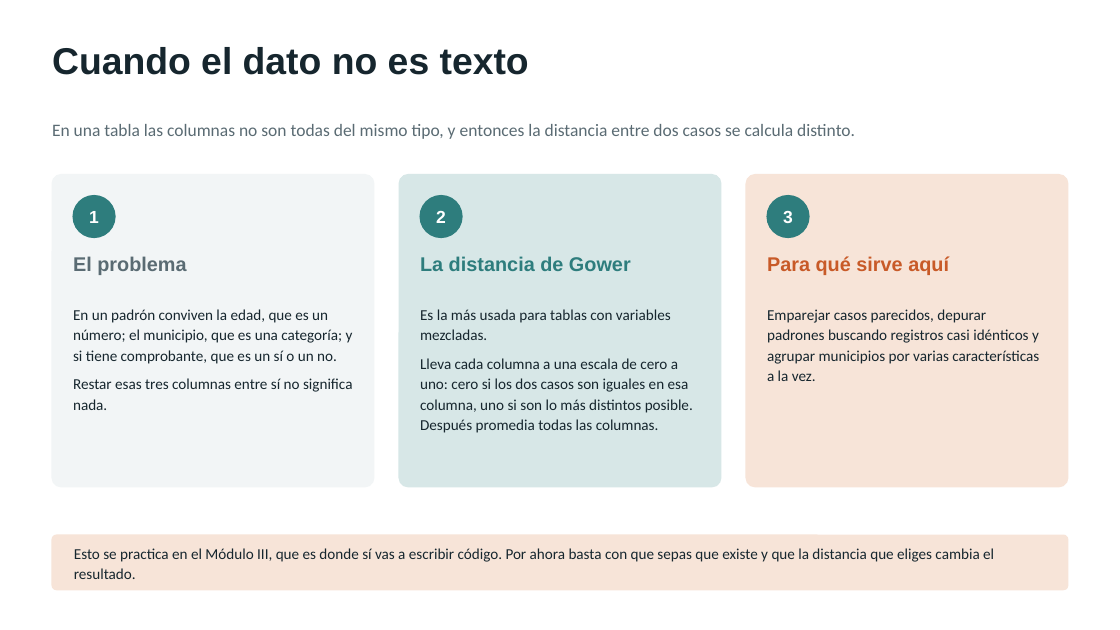
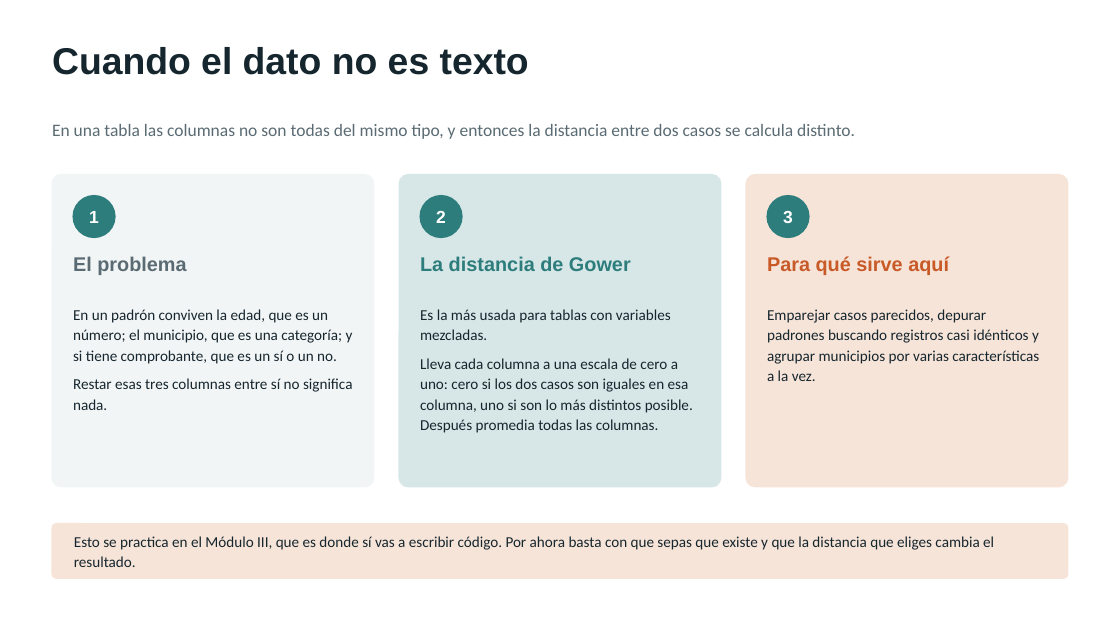
Before and after one commit to marvtrejo/curso-inegi-gen-ai, a slide deck: slide 7 of sesion-04/Anexo_De_las_palabras_a_los_numeros.pptx. Drawn at 1120x630 pixels with LibreOffice and Linux fonts; fonts in the diff are those of the drawing. Boxes give left, top, right and bottom in pixels: in the first picture for what was removed or moved away, otherwise in the second. Text is boxed around its words. In the diff, an @@ line names an element or a change of style, - is before the commit and + after.

```diff
--- a/sesion-04/Anexo_De_las_palabras_a_los_numeros.pptx
+++ b/sesion-04/Anexo_De_las_palabras_a_los_numeros.pptx
@@ rounded rectangle: place and size @@
-rounded rectangle at <box>52,535,1068,590</box>
+rounded rectangle at <box>52,523,1068,578</box>
@@ text "Esto se practica en el ...": place and size @@
-text "Esto se practica en el ..." at <box>74,548,994,579</box>
+text "Esto se practica en el ..." at <box>74,536,994,567</box>
```
Also in this commit, not shown: 5 other slides changed, 2 other files.
